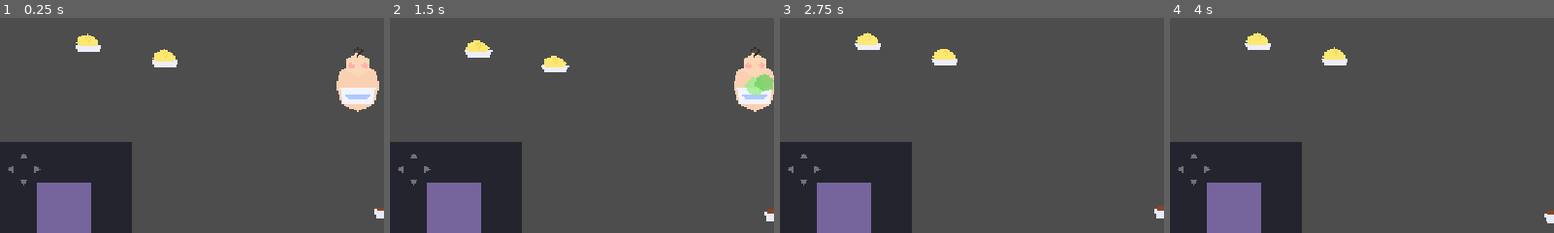
Above: before the commit, frames 1-4 (left to right).
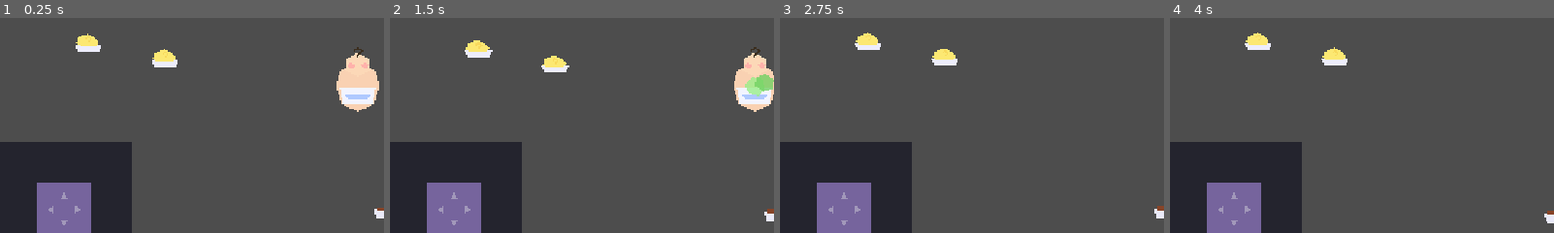
Above: after the commit, the same moments.

Repository: mcfredrick/fuel
Game: Godot game, scene res://scenes/main.tscn
Same seed, same stepped clock (60 frames per second), same inputs: the game is played once before the commit and once after it.
Inputs (mouse positions are % of the whole screen's width and height, from its top left):
- Up to frame 1 (0.25 s): no input
- Up to frame 2 (1.5 s): click "Turbo" at 0.5 s; move the mouse to (72, 46) at 1.27 s; hold Right (ui_right) from 1.28 s (still down); tap Space (turbo) at 1.35 s; click (72, 46) at 1.42 s
- Up to frame 3 (2.75 s): release Right (ui_right) at 2 s; drag from (29, 56) to (47, 8) at 2.02 s
- Up to frame 4 (4 s): move the mouse to (60, 28) at 2.77 s; hold Right (ui_right) 2.78-3.5 s; tap Space (turbo) at 2.85 s; drag from (45, 71) to (65, 43) at 3.52 s
The pictures show only the part of the screen within x 3-53%, y 35-85%; the shares and areas given below are measured in that part.

The runs differ from the first frame. In frame 1, 0.2% of the frame differs, in the area x 2-21%, y 63-97%; in frame 2, 0.2%; in frame 3, 0.2%; in frame 4, 0.2%.

Commit message:
Munch better

Diff:
--- a/godot_web_game/scenes/ui/touch_controls.tscn
+++ b/godot_web_game/scenes/ui/touch_controls.tscn
@@ -60,36 +60,34 @@
 border_color = Color(0.4, 0.3, 0.6, 0.8)
 
 [node name="Arrows" type="Control" parent="Joystick/Knob"]
-anchors_preset = 8
-anchor_left = 0.5
-anchor_top = 0.5
-anchor_right = 0.5
-anchor_bottom = 0.5
-offset_left = -60.0
-offset_top = -60.0
-offset_right = 60.0
-offset_bottom = 60.0
+anchors_preset = 15
+anchor_right = 1.0
+anchor_bottom = 1.0
+offset_left = 0.0
+offset_top = 0.0
+offset_right = 0.0
+offset_bottom = 0.0
 grow_horizontal = 2
 grow_vertical = 2
 mouse_filter = 2
 
 [node name="UpArrow" type="Polygon2D" parent="Joystick/Knob/Arrows"]
-position = Vector2(0, -15)
+position = Vector2(40, 25)
 color = Color(0.9, 0.9, 0.9, 0.4)
 polygon = PackedVector2Array(-6, 0, 6, 0, 0, -10)
 
 [node name="DownArrow" type="Polygon2D" parent="Joystick/Knob/Arrows"]
-position = Vector2(0, 15)
+position = Vector2(40, 55)
 color = Color(0.9, 0.9, 0.9, 0.4)
 polygon = PackedVector2Array(-6, 0, 6, 0, 0, 10)
 
 [node name="LeftArrow" type="Polygon2D" parent="Joystick/Knob/Arrows"]
-position = Vector2(-15, 0)
+position = Vector2(25, 40)
 color = Color(0.9, 0.9, 0.9, 0.4)
 polygon = PackedVector2Array(0, -6, 0, 6, -10, 0)
 
 [node name="RightArrow" type="Polygon2D" parent="Joystick/Knob/Arrows"]
-position = Vector2(15, 0)
+position = Vector2(55, 40)
 color = Color(0.9, 0.9, 0.9, 0.4)
 polygon = PackedVector2Array(0, -6, 0, 6, 10, 0)
 
